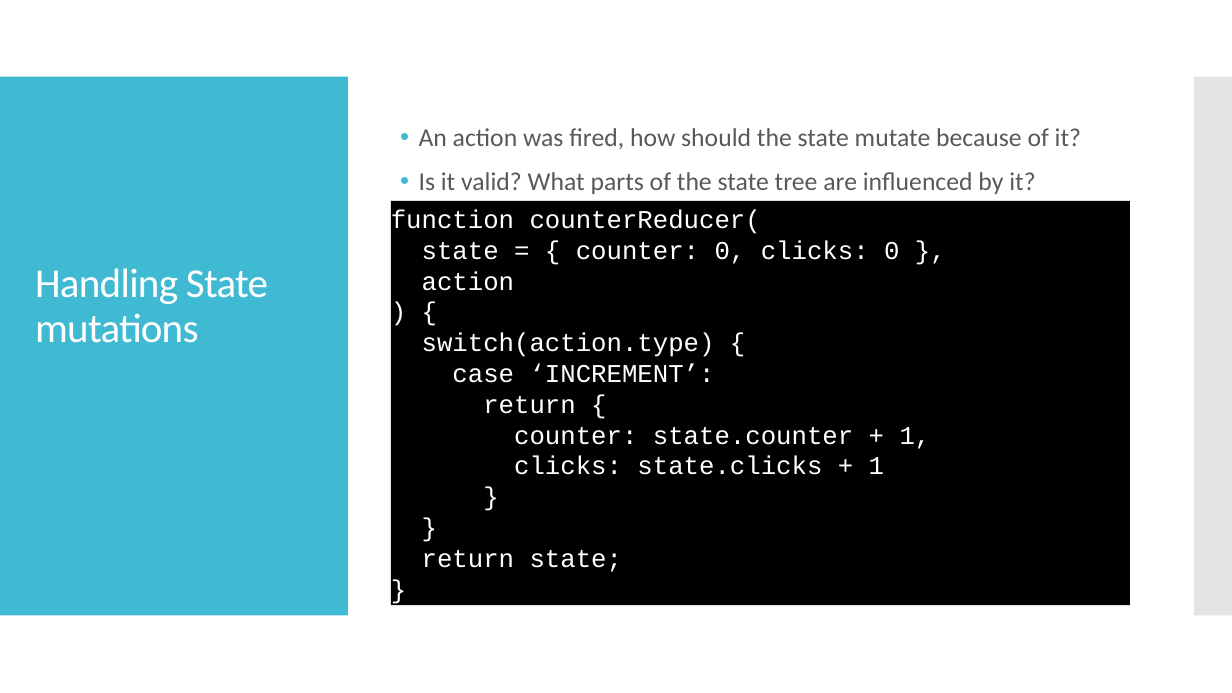
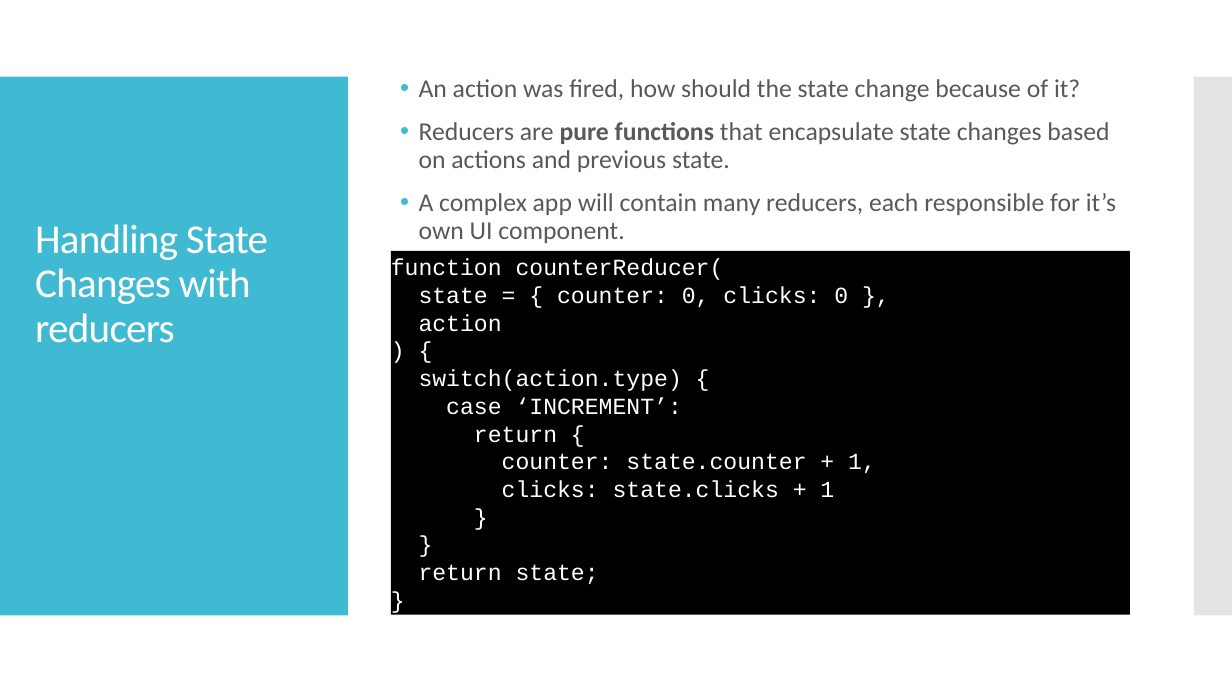
Before and after one commit to tikalk/vanilla-redux-meetup, a slide deck: slide 10 of Vanilla Redux.pptx (slide 14 before the commit). Drawn at 1232x693 pixels with LibreOffice and Linux fonts; fonts in the diff are those of the drawing. Boxes give left, top, right and bottom in pixels: in the first picture for what was removed or moved away, otherwise in the second. Text is boxed around its words. In the diff, an @@ line names an element or a change of style, - is before the commit and + after.

```diff
--- a/Vanilla Redux.pptx
+++ b/Vanilla Redux.pptx
@@ text at (419, 79, 1116, 243): text changed @@
-• An action was fired, how should the state mutate because of it?
-• Is it valid? What parts of the state tree are influenced by it?
+• An action was fired, how should the state change because of it?
+• Reducers are pure functions that encapsulate state changes based on actions and previous state.
+• A complex app will contain many reducers, each responsible for it’s own UI component.
@@ title at (35, 224, 268, 343): text changed @@
-Handling State mutations
+Handling State Changes with reducers
@@ rectangle "function counterReducer(": place and size @@
-rectangle "function counterReducer(" at (391, 201, 1130, 605)
+rectangle "function counterReducer(" at (391, 250, 1130, 615)
@@ rectangle "function counterReducer(" at (391, 250, 1130, 615): size 20 to 18 pt @@
```
Also in this commit, not shown: 7 other slides changed, 1 slide added.
